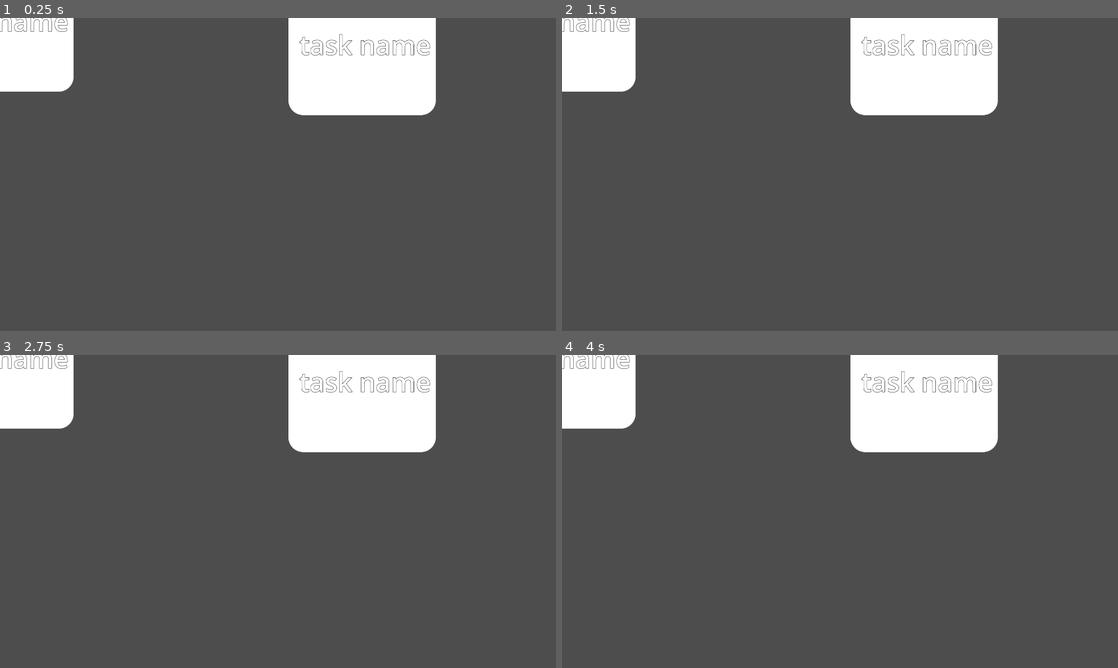
Above: before the commit, frames 1-4 (two rows, left to right).
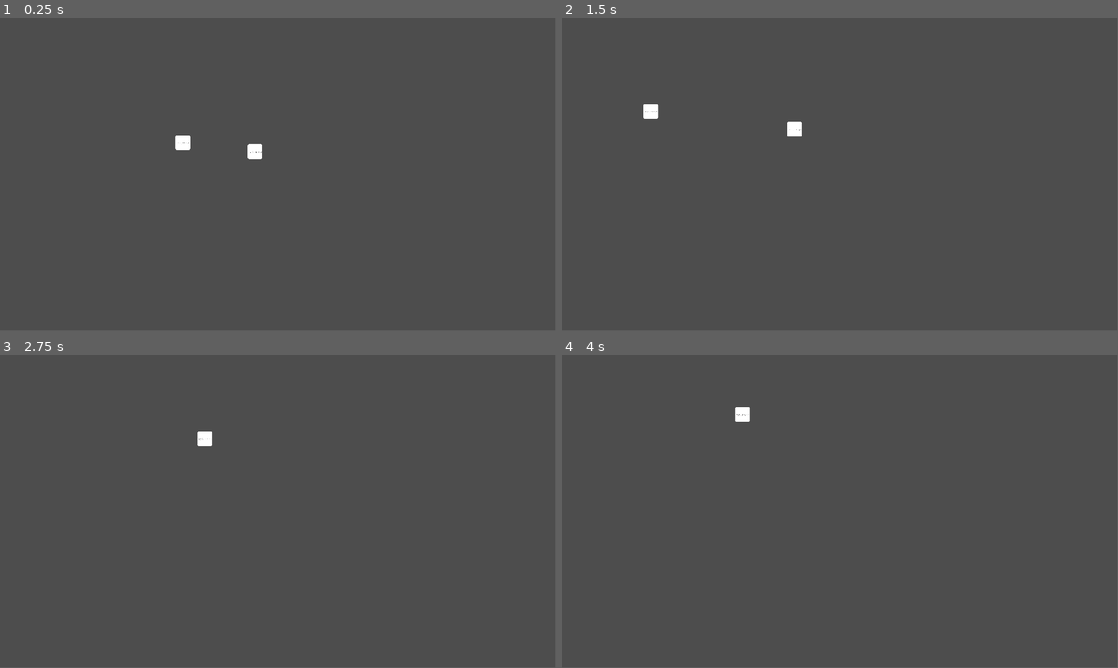
Above: after the commit, the same moments.

Repository: GenericUserIsTaken/hackpnw2024
Game: Godot game, scene res://scenes/TASK/test_playground.tscn
Two runs of this game, one before a commit and one after it. Both use one fixed random seed, a clock stepped at 60 frames per second and the inputs below. This scene is started directly instead of the project's main scene.
Inputs:
- Up to frame 1 (0.25 s): no input
- Up to frame 2 (1.5 s): no input
- Up to frame 3 (2.75 s): no input
- Up to frame 4 (4 s): no input
In our replay, the window is 800x450 before the commit and 799x449 after it. These sizes can differ from the game's own. Grey fills any space a smaller window leaves; there, only what the larger window draws over its background counts as a difference.

The runs differ from the first frame. In frame 1, 12% of the frame differs, in the area x 0-79%, y 0-46%; in frame 2, 12%; in frame 3, 11%; in frame 4, 11%.
Error before the commit: Invalid access to property or key 'parent' on a base object of type 'Area2D'. (res://scenes/TASK/task.gd:29)

Commit message:
changed viewport settings

Diff:
--- a/godotproject/project.godot
+++ b/godotproject/project.godot
@@ -20,7 +20,6 @@
 window/size/viewport_width=1920
 window/size/viewport_height=1080
 window/size/mode=3
-window/stretch/mode="viewport"
 window/stretch/aspect="ignore"
 
 [rendering]
--- a/godotproject/scenes/TASK/task.gd
+++ b/godotproject/scenes/TASK/task.gd
@@ -19,16 +19,7 @@
 
 # Called every frame. 'delta' is the elapsed time since the previous frame.
 func _physics_process(delta):
-	for otherTask in nearbyTasks:
+	for otherTask in $Area2D.get_overlapping_areas():
 		var diffVector = (self.position - otherTask.position)
 		diffVector = diffVector.normalized() * max(0, diffVector.length() - maxDistanceForPush)
 		self.apply_central_force(diffVector * distanceToForceBaseMultiplier)
-
-
-func _on_area_2d_area_entered(area):
-	if (area.parent != self):
-		nearbyTasks.update[area.parent] = null
-
-
-func _on_area_2d_area_exited(area):
-	nearbyTasks.erase(area.parent)
--- a/godotproject/scenes/TASK/task.tscn
+++ b/godotproject/scenes/TASK/task.tscn
@@ -1,14 +1,11 @@
-[gd_scene load_steps=6 format=3 uid="uid://oil23nrqorjg"]
+[gd_scene load_steps=5 format=3 uid="uid://oil23nrqorjg"]
 
 [ext_resource type="Script" path="res://scenes/TASK/task.gd" id="1_1yd7e"]
 [ext_resource type="Texture2D" uid="uid://cy68a3ddd8ymp" path="res://resources/square_rounded.png" id="1_c6lgs"]
-[ext_resource type="PackedScene" path="res://scenes/TREE/TaskTracer.tscn" id="3_dhgkg"]
+[ext_resource type="PackedScene" uid="uid://c5a1jh8gbd50t" path="res://scenes/TREE/TaskTracer.tscn" id="3_dhgkg"]
 
 [sub_resource type="CircleShape2D" id="CircleShape2D_3rvya"]
 radius = 1835.42
-
-[sub_resource type="CircleShape2D" id="CircleShape2D_anw52"]
-radius = 363.012
 
 [node name="Task" type="RigidBody2D"]
 gravity_scale = 0.0
@@ -36,9 +33,3 @@
 theme_override_constants/outline_size = 4
 theme_override_font_sizes/font_size = 90
 text = "task name"
-
-[node name="SelfCollider" type="CollisionShape2D" parent="."]
-shape = SubResource("CircleShape2D_anw52")
-
-[connection signal="area_entered" from="Area2D" to="." method="_on_area_2d_area_entered"]
-[connection signal="area_exited" from="Area2D" to="." method="_on_area_2d_area_exited"]
--- a/godotproject/scenes/TASK/test_playground.tscn
+++ b/godotproject/scenes/TASK/test_playground.tscn
@@ -5,6 +5,10 @@
 [node name="Node2D" type="Node2D"]
 
 [node name="Task" parent="." instance=ExtResource("1_22nn6")]
+position = Vector2(-765, -762)
 
 [node name="Task2" parent="." instance=ExtResource("1_22nn6")]
-position = Vector2(1251, 81)
+position = Vector2(-3197, -1062)
+
+[node name="Camera2D" type="Camera2D" parent="."]
+zoom = Vector2(0.1, 0.1)
